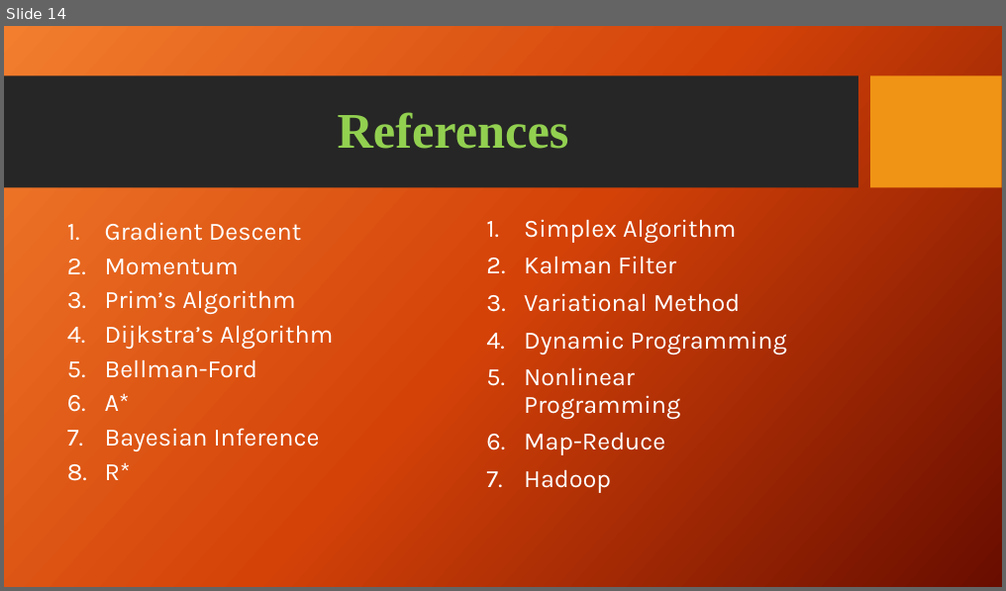
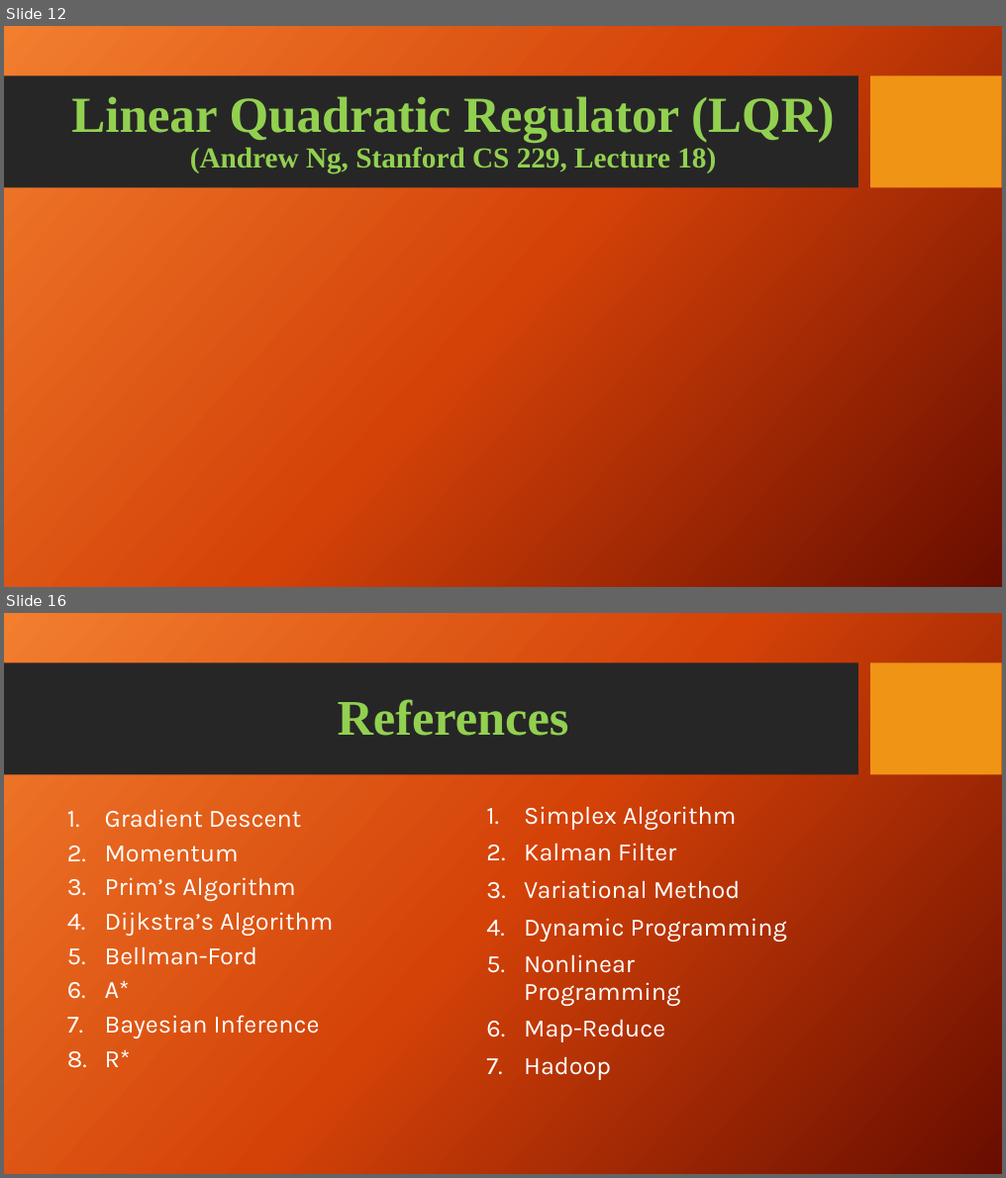
Before and after one commit to jschutkeker/AI_Cheat_Sheet, a slide deck: AI_Cheat_Sheet.pptx. Shown one above the other, each under a label of ours: slide 14 before the commit, slides 12 and 16 after it; the slides between them are not shown. The pictures are 1006x591 and 1006x1178 pixels, drawn with LibreOffice and Linux fonts; fonts in the diff are those of the drawing; grey boxes stand for pictures; background and template pictures are left out. Boxes give left, top, right and bottom in pixels: in the first picture for what was removed or moved away, otherwise in the second. Text is boxed around its words. In the diff, an @@ line names an element or a change of style, - is before the commit and + after.

```diff
--- a/AI_Cheat_Sheet.pptx
+++ b/AI_Cheat_Sheet.pptx
@@ slide 12 added at (x1=4, y1=26, x2=1002, y2=587), background picture (left out); not listed: 2 template elements that a slide beside it also shows @@
@@ title added at (x1=71, y1=96, x2=835, y2=174), 27.9 pt, text #92D050, bold @@
+Linear Quadratic Regulator (LQR)
+(Andrew Ng, Stanford CS 229, Lecture 18)
@@ what was slide 14 is now slide 16 @@
```
Also in this commit, not shown: 2 slides changed, 2 other slides added, 1 slide removed.
